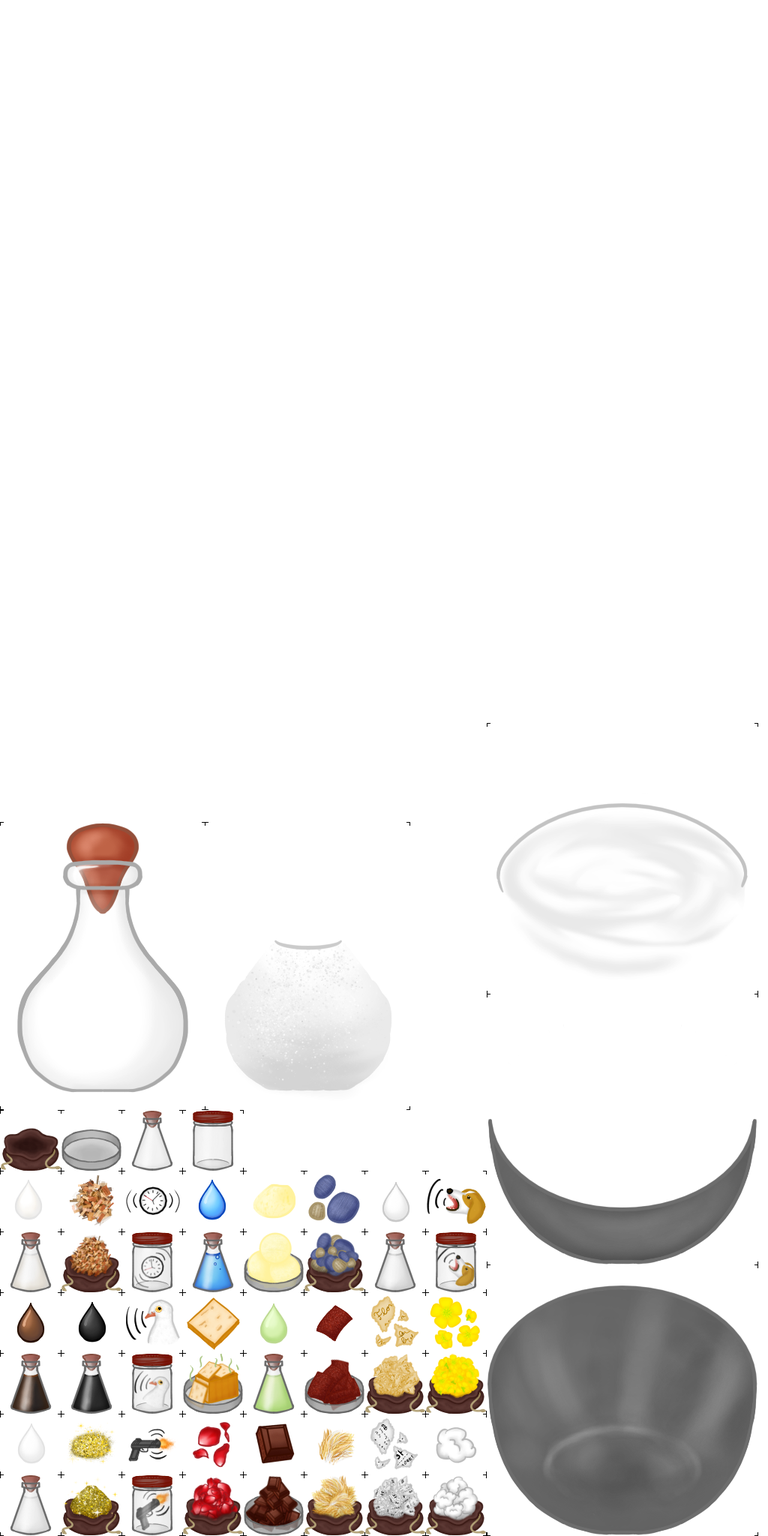
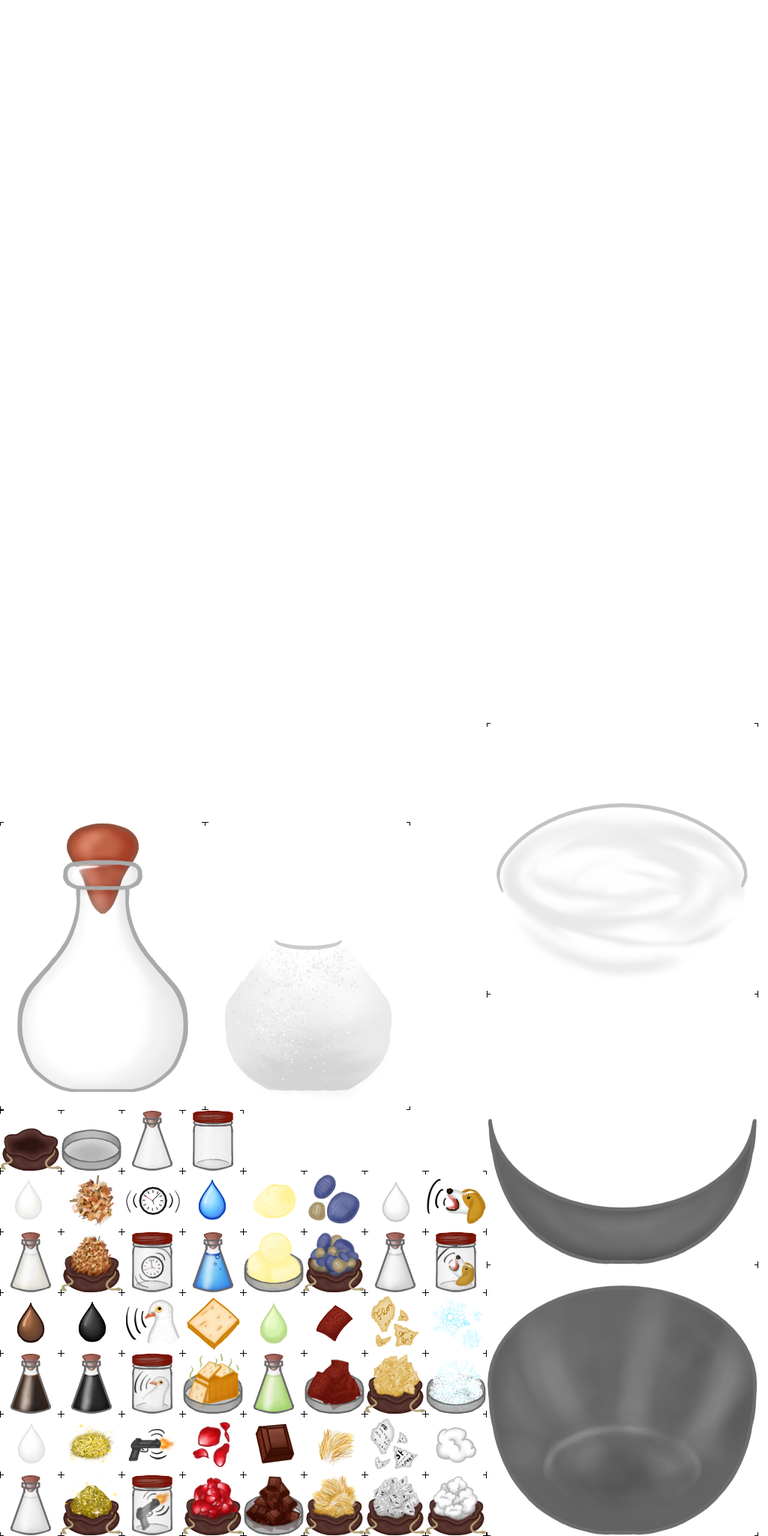
Layered file, before and after one edit (768x1536). Changes by layer:
painted on "80px 8x6 grid" over [left=425, top=1295, right=486, bottom=1414]
added layer "bowl snowflakes.png" in group "soul" over [left=428, top=1295, right=486, bottom=1390]
added layer "ingredient snowflakes.png" in group "soul" over [left=425, top=1353, right=486, bottom=1414]
hid "bowl buttercups.png" over [left=429, top=1296, right=486, bottom=1393]
hid "ingredient buttercup.png" over [left=425, top=1353, right=486, bottom=1414]
